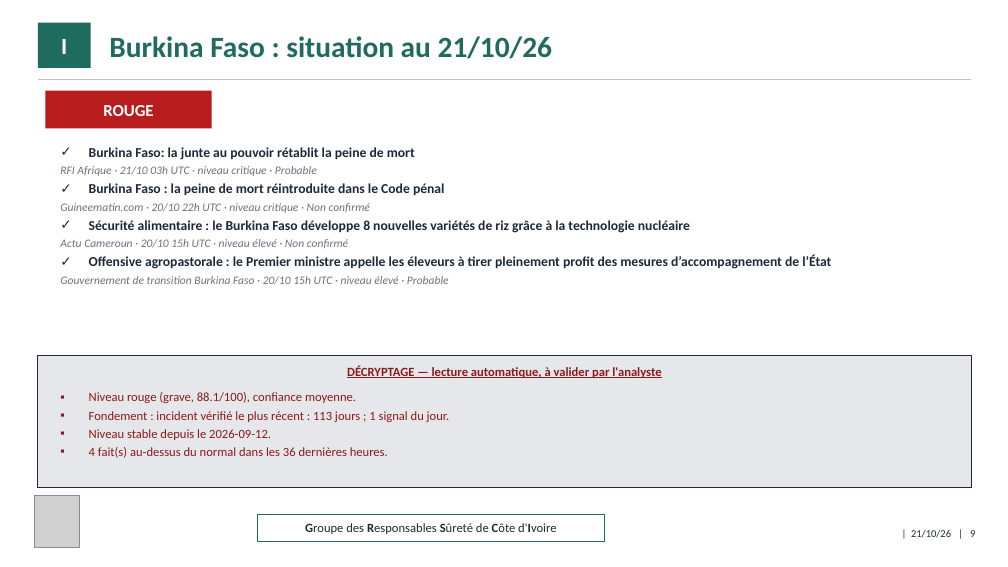
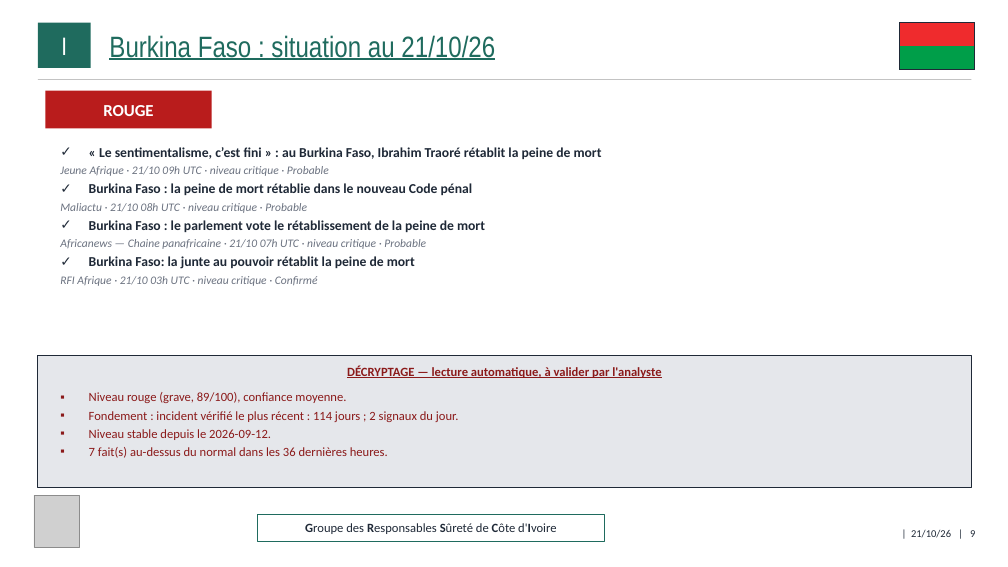
Before and after one commit to ytl1-ops/SentiqS, a slide deck: slide 9 of web/rapports/GRSCI/2026-10.pptx. Drawn at 1008x567 pixels with LibreOffice and Linux fonts; fonts in the diff are those of the drawing; grey boxes stand for pictures. Boxes give left, top, right and bottom in pixels: in the first picture for what was removed or moved away, otherwise in the second. Text is boxed around its words. In the diff, an @@ line names an element or a change of style, - is before the commit and + after.

```diff
--- a/web/rapports/GRSCI/2026-10.pptx
+++ b/web/rapports/GRSCI/2026-10.pptx
@@ text "Burkina Faso : situation au ..." at [109, 35, 495, 60]: font Calibri to Arial Narrow, bold off, underline on @@
@@ rectangle added at [900, 23, 975, 46], fill #EF2B2D, outline #EF2B2D 1 pt @@
@@ rectangle added at [900, 23, 975, 70], outline #1F2937 0.5 pt @@
@@ rectangle added at [900, 46, 975, 70], fill #009E49, outline #009E49 1 pt @@
@@ text at [60, 147, 602, 249]: paragraphs added @@
+✓ « Le sentimentalisme, c’est fini » : au Burkina Faso, Ibrahim Traoré rétablit la peine de mort
+  Jeune Afrique · 21/10 09h UTC · niveau critique · Probable
+✓ Burkina Faso : la peine de mort rétablie dans le nouveau Code pénal
+  Maliactu · 21/10 08h UTC · niveau critique · Probable
+✓ Burkina Faso : le parlement vote le rétablissement de la peine de mort
+  Africanews — Chaine panafricaine · 21/10 07h UTC · niveau critique · Probable
@@ text at [60, 276, 318, 286]: text changed; size 13 to 11 pt; text colour #1F2937 to #6B7280; bold off; italic on @@
-  RFI Afrique · 21/10 03h UTC · niveau critique · Probable
-✓ Burkina Faso : la peine de mort réintroduite dans le Code pénal
-  Guineematin.com · 20/10 22h UTC · niveau critique · Non confirmé
-✓ Sécurité alimentaire : le Burkina Faso développe 8 nouvelles variétés de riz grâce à la technologie nucléaire
-  Actu Cameroun · 20/10 15h UTC · niveau élevé · Non confirmé
-✓ Offensive agropastorale : le Premier ministre appelle les éleveurs à tirer pleinement profit des mesures d’accompagnement de l’État
-  Gouvernement de transition Burkina Faso · 20/10 15h UTC · niveau élevé · Probable
+  RFI Afrique · 21/10 03h UTC · niveau critique · Confirmé
@@ text at [89, 392, 459, 422]: text changed @@
-▪ Niveau rouge (grave, 88.1/100), confiance moyenne.
-▪ Fondement : incident vérifié le plus récent : 113 jours ; 1 signal du jour.
+▪ Niveau rouge (grave, 89/100), confiance moyenne.
+▪ Fondement : incident vérifié le plus récent : 114 jours ; 2 signaux du jour.
@@ text at [89, 447, 388, 458]: text changed @@
-▪ 4 fait(s) au-dessus du normal dans les 36 dernières heures.
+▪ 7 fait(s) au-dessus du normal dans les 36 dernières heures.
```
Also in this commit, not shown: 17 other slides changed, 8 other files.
